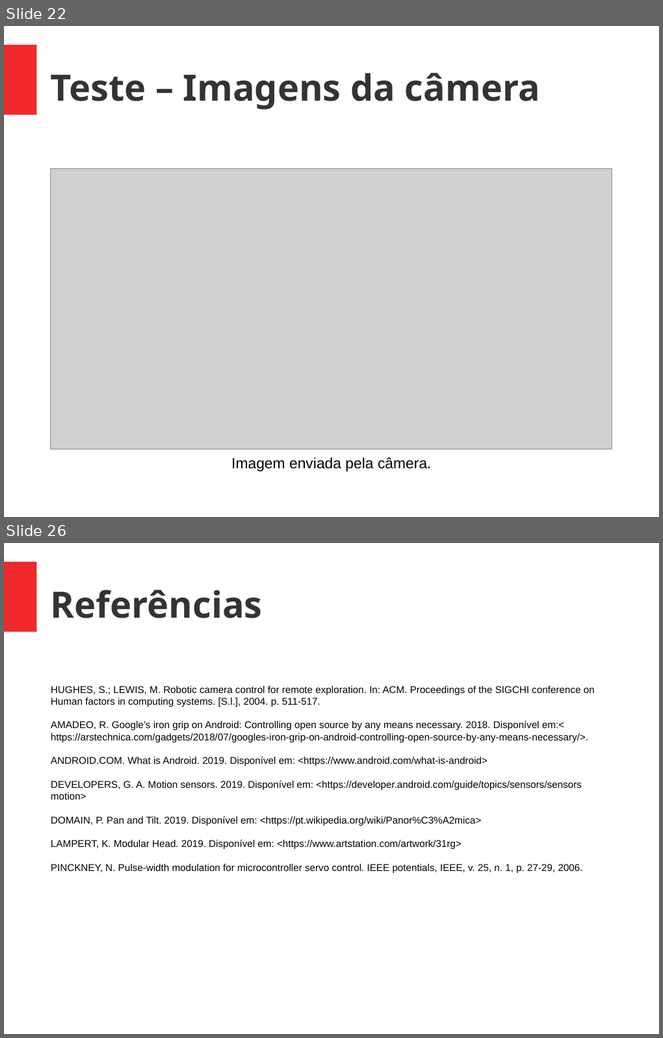
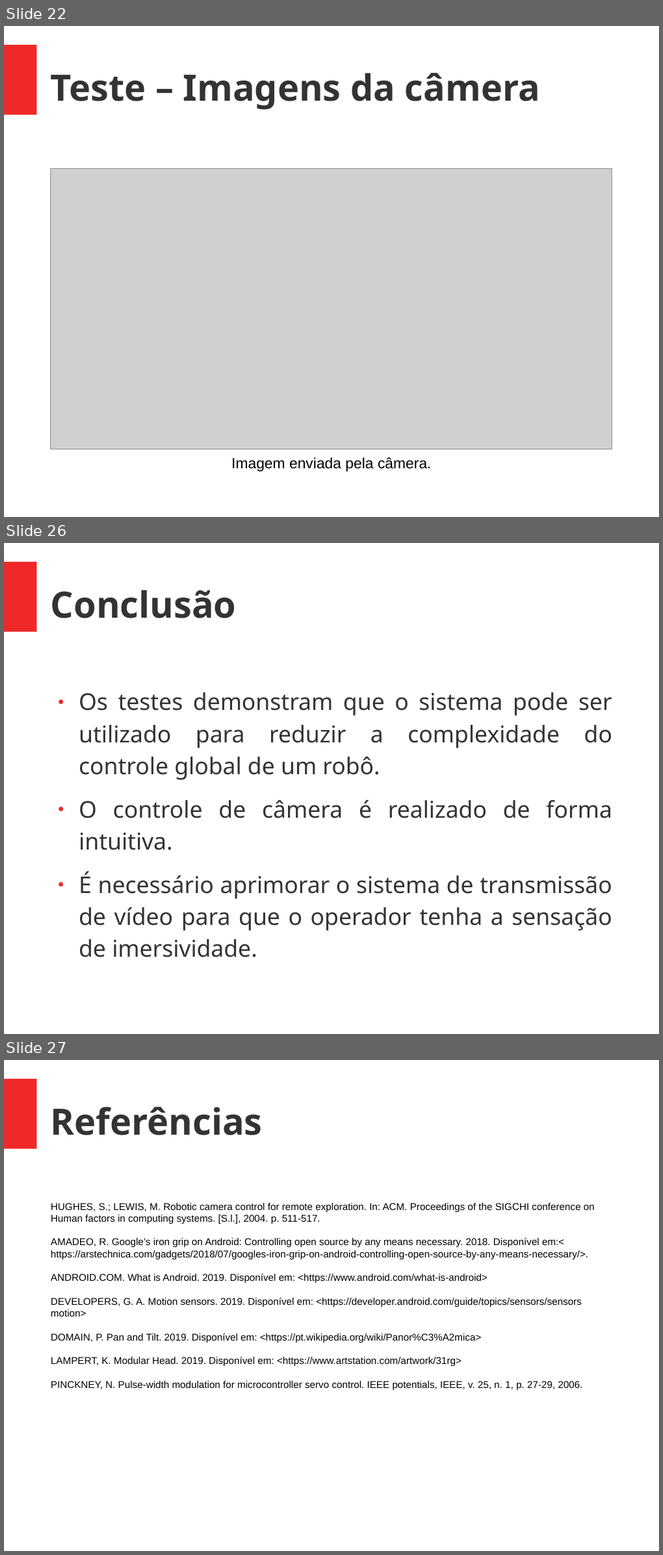
Before and after one commit to raffsalvetti/ENGG60, a slide deck: apresentacao/tcc.odp. Shown one above the other, each under a label of ours: slides 22 and 26 before the commit, slides 22, 26 and 27 after it; the slides between them are not shown. The pictures are 663x1038 and 663x1555 pixels, drawn with LibreOffice and Linux fonts; fonts in the diff are those of the drawing; grey boxes stand for pictures. Boxes give left, top, right and bottom in pixels: in the first picture for what was removed or moved away, otherwise in the second. Text is boxed around its words. In the diff, an @@ line names an element or a change of style, - is before the commit and + after.

Commit message:
adicionado conclusao e testes na apresentacao; adicionado videos

```diff
--- a/apresentacao/tcc.odp
+++ b/apresentacao/tcc.odp
@@ slide 26 added at (4,543,659,1034), background #FFFFFF; not listed: 1 template element that a slide beside it also shows @@
@@ title added at (51,590,236,618), 44 pt, text #333333, bold @@
+Conclusão
@@ text added at (79,693,612,958), 28 pt, text #333333 @@
+● Os testes demonstram que o sistema pode ser utilizado para reduzir a complexidade do controle global de um robô.
+● O controle de câmera é realizado de forma intuitiva.
+● É necessário aprimorar o sistema de transmissão de vídeo para que o operador tenha a sensação de imersividade.
@@ what was slide 26 is now slide 27 @@
```
Also in this commit, not shown: 2 slides changed, 2 other slides added, 2 slides removed, 3 other files.
